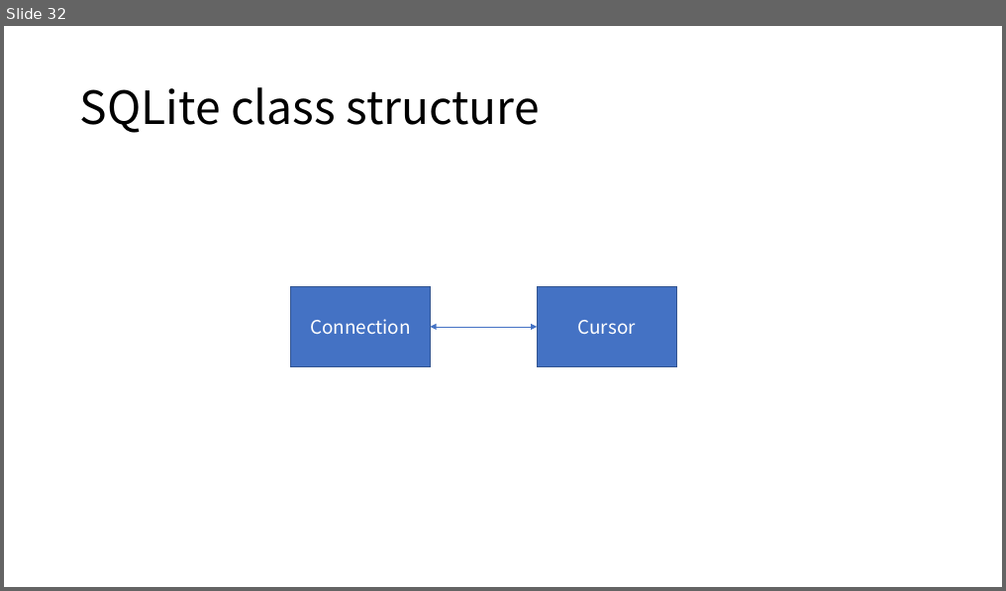
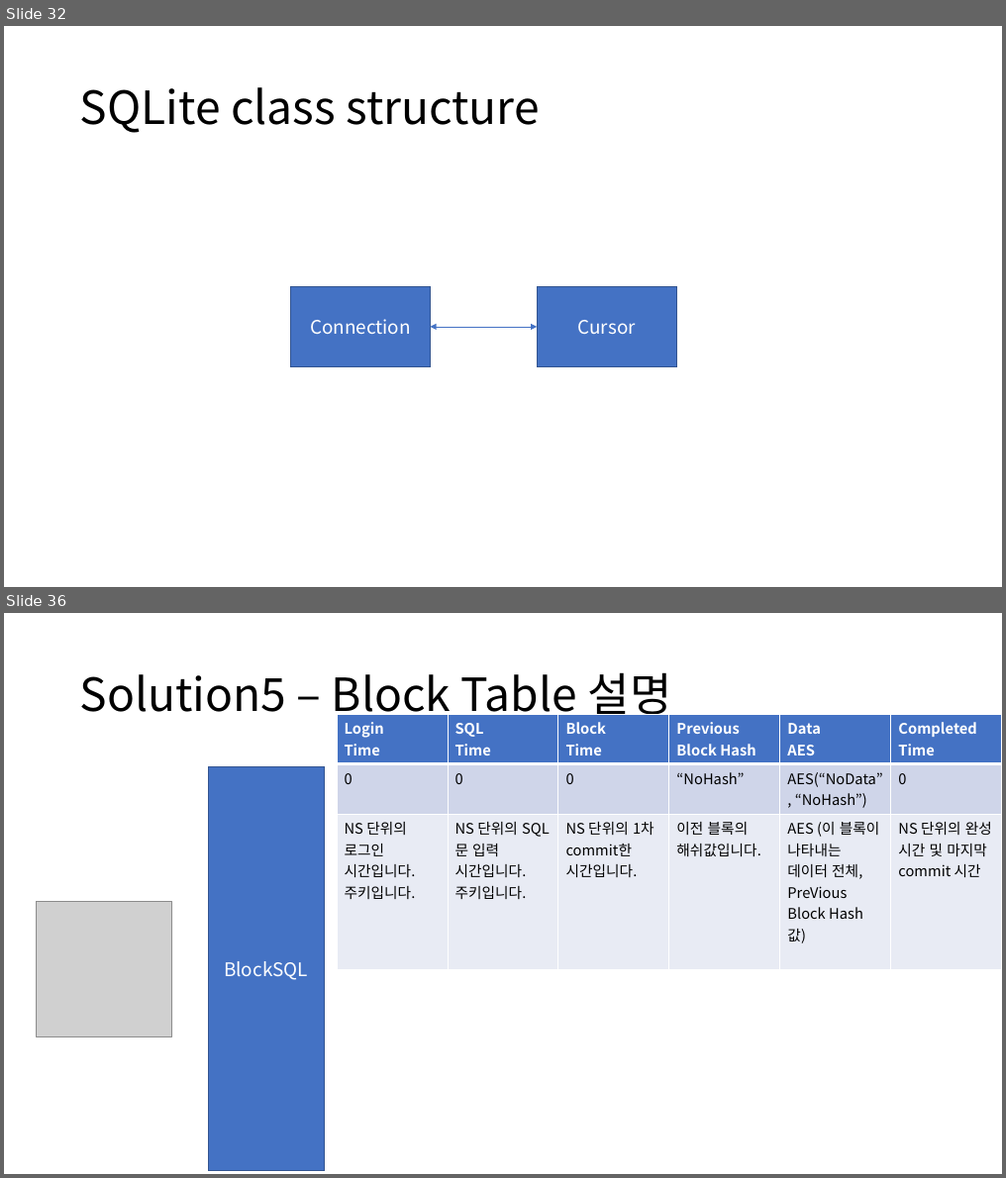
Before and after one commit to hslee1539/blockSQL, a slide deck: 컨셉.pptx. Shown one above the other, each under a label of ours: slide 32 before the commit, slides 32 and 36 after it; the slides between them are not shown. The pictures are 1006x591 and 1006x1178 pixels, drawn with LibreOffice and Linux fonts; fonts in the diff are those of the drawing; grey boxes stand for pictures. Boxes give left, top, right and bottom in pixels: in the first picture for what was removed or moved away, otherwise in the second. Text is boxed around its words. In the diff, an @@ line names an element or a change of style, - is before the commit and + after.

```diff
--- a/컨셉.pptx
+++ b/컨셉.pptx
@@ slide 36 added at box(4, 613, 1002, 1174), background #FFFFFF @@
@@ title added at box(80, 672, 672, 723), 44 pt, text #000000 @@
+Solution5 – Block Table 설명
@@ table added at box(337, 714, 1001, 948), 3 rows, 6 columns @@
+Login / Time | SQL / Time | Block / Time | Previous Block Hash | Data / AES | Completed Time
+0 | 0 | 0 | “NoHash” | AES(“NoData”, “NoHash”) | 0
+NS 단위의 로그인 시간입니다. 주키입니다. | NS 단위의 SQL문 입력 시간입니다. / 주키입니다. | NS 단위의 1차 commit한 시간입니다. | 이전 블록의 해쉬값입니다. | AES (이 블록이 나타내는 데이터 전체, PreVious Block Hash 값) | NS 단위의 완성 시간 및 마지막 commit 시간
@@ rectangle added at box(208, 767, 325, 1170), fill #4472C4, outline #325491 1 pt, 18 pt, text #FFFFFF @@
+BlockSQL
@@ picture added at box(37, 901, 171, 1037) @@
```
Also in this commit, not shown: 1 slide changed, 30 other slides added, 21 other files.
